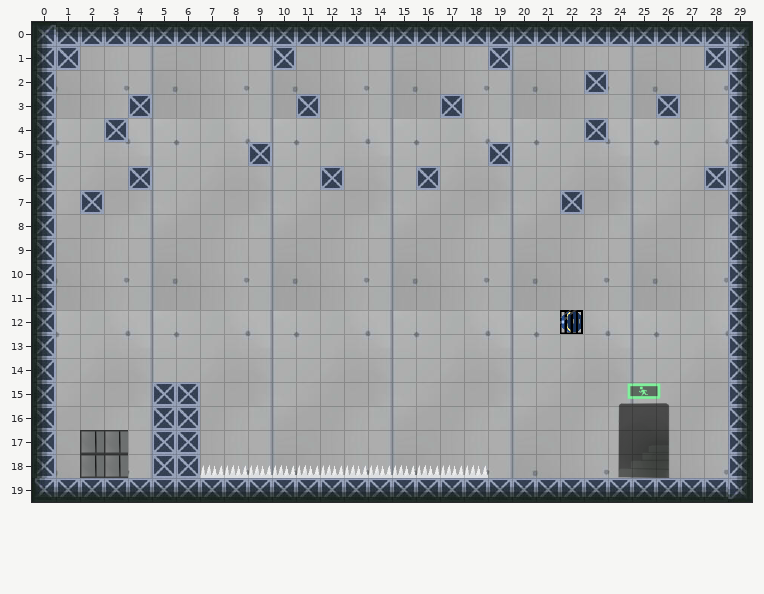
An edit to a level. Tiled map, Release.win32/Resources/Map/Level3.tmx. Above: the version before the commit.
Cells are 32x32 px. Shown: x 0..29, y 0..19.
The result:
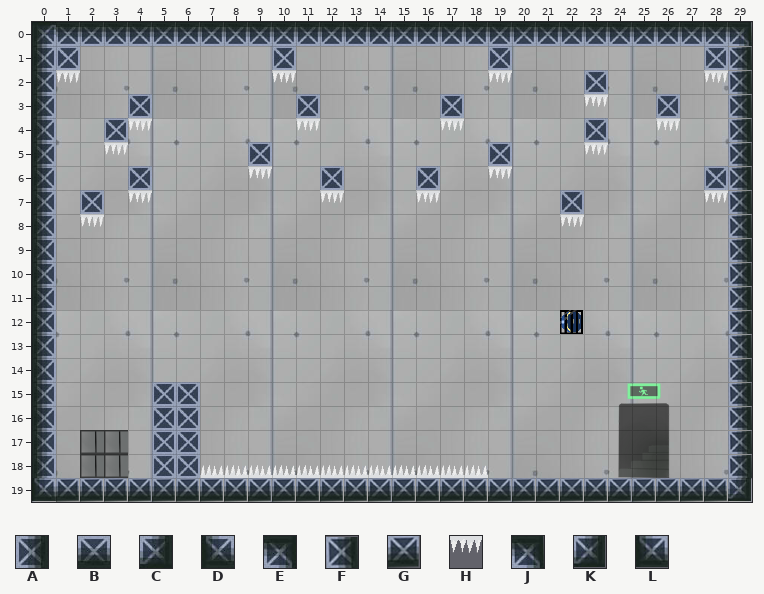
Key: from "地图素材": A 165 turned 180, B 165 turned 270, C 167 turned 180, D 167 turned 270, E 167 turned 90, F 169, G 171, H 197, J 202, K 204, L 206.
_ is an empty cell.
The edit:
{"where": "layer \"Platform\""}
{"y":0,"x":29,"old":"E","new":"J"}
{"y":1,"x":29,"old":"A","new":"F"}
{"y":2,"x":29,"old":"A","new":"F"}
{"y":3,"x":29,"old":"A","new":"F"}
{"y":4,"x":29,"old":"A","new":"F"}
{"y":5,"x":29,"old":"A","new":"F"}
{"y":6,"x":29,"old":"A","new":"F"}
{"y":7,"x":29,"old":"A","new":"F"}
{"y":8,"x":29,"old":"A","new":"F"}
{"y":9,"x":29,"old":"A","new":"F"}
{"y":10,"x":29,"old":"A","new":"F"}
{"y":11,"x":29,"old":"A","new":"F"}
{"y":12,"x":29,"old":"A","new":"F"}
{"y":13,"x":29,"old":"A","new":"F"}
{"y":14,"x":29,"old":"A","new":"F"}
{"y":15,"x":29,"old":"A","new":"F"}
{"y":16,"x":29,"old":"A","new":"F"}
{"y":17,"x":29,"old":"A","new":"F"}
{"y":18,"x":29,"old":"A","new":"F"}
{"y":19,"x":0,"old":"DBBBBBBBBBBBBBBBBBBBBBBBBBBBBC","new":"LGGGGGGGGGGGGGGGGGGGGGGGGGGGGK"}
{"where": "layer \"Snare\""}
{"y":2,"x":1,"old":"_","new":"H"}
{"y":2,"x":10,"old":"_","new":"H"}
{"y":2,"x":19,"old":"_","new":"H"}
{"y":2,"x":28,"old":"_","new":"H"}
{"y":3,"x":23,"old":"_","new":"H"}
{"y":4,"x":4,"old":"_","new":"H"}
{"y":4,"x":11,"old":"_","new":"H"}
{"y":4,"x":17,"old":"_","new":"H"}
{"y":4,"x":26,"old":"_","new":"H"}
{"y":5,"x":3,"old":"_","new":"H"}
{"y":5,"x":23,"old":"_","new":"H"}
{"y":6,"x":9,"old":"_","new":"H"}
{"y":6,"x":19,"old":"_","new":"H"}
{"y":7,"x":4,"old":"_","new":"H"}
{"y":7,"x":12,"old":"_","new":"H"}
{"y":7,"x":16,"old":"_","new":"H"}
{"y":7,"x":28,"old":"_","new":"H"}
{"y":8,"x":2,"old":"_","new":"H"}
{"y":8,"x":22,"old":"_","new":"H"}
{"label":"changed","picture_box":[32,22,752,502]}
